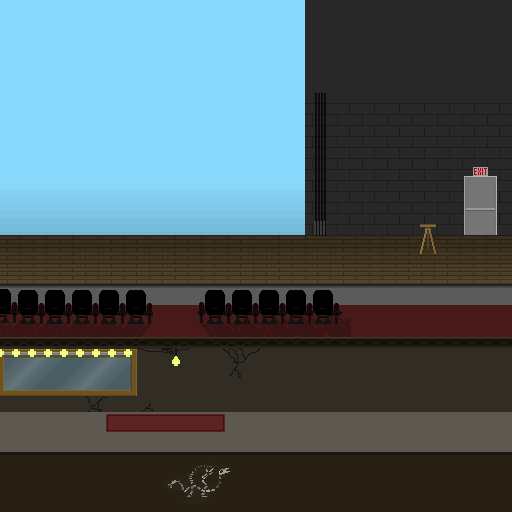
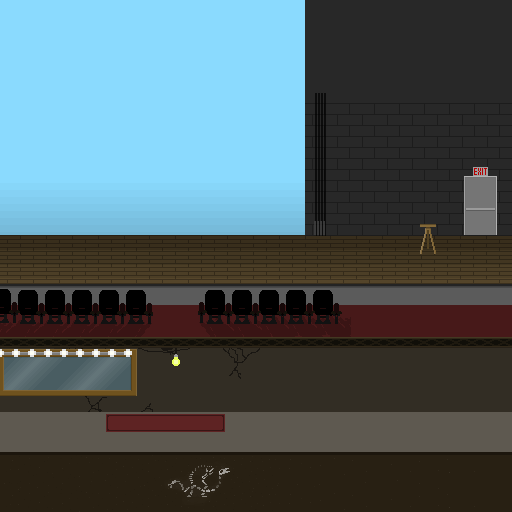
Two versions of the same layered image (512×512). Layer-by-layer changes:
painted on "Light" over [173, 354, 179, 365]
painted on "Mirror" over [0, 349, 132, 357]
